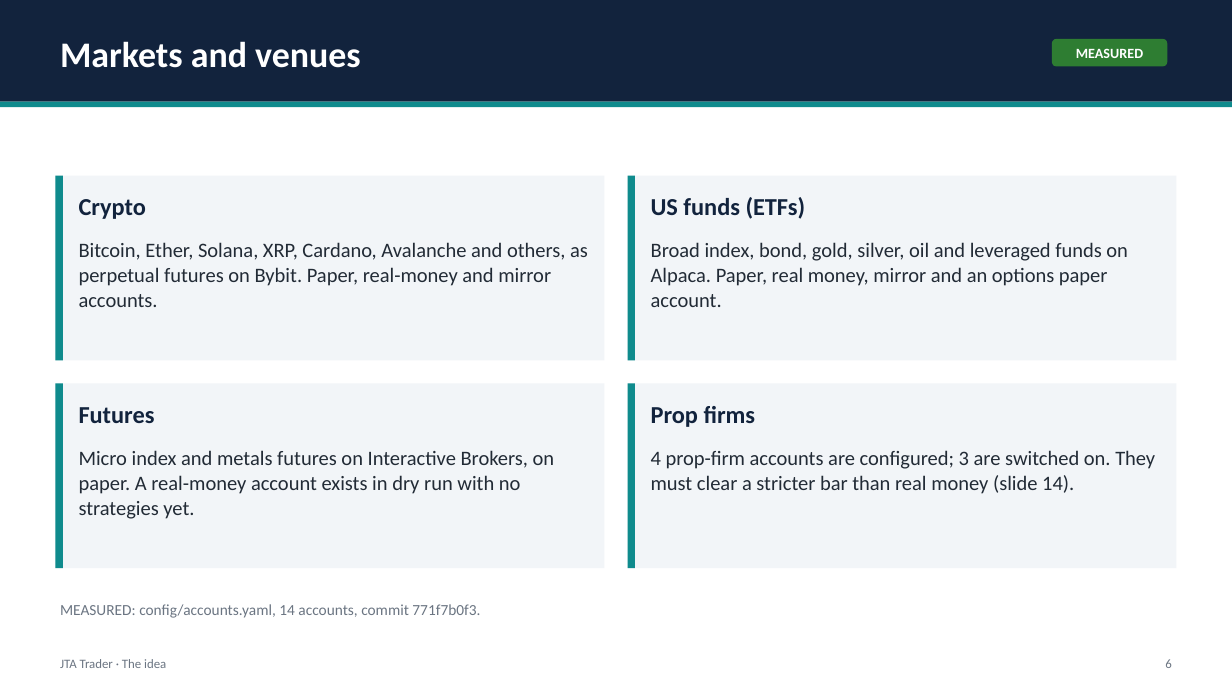
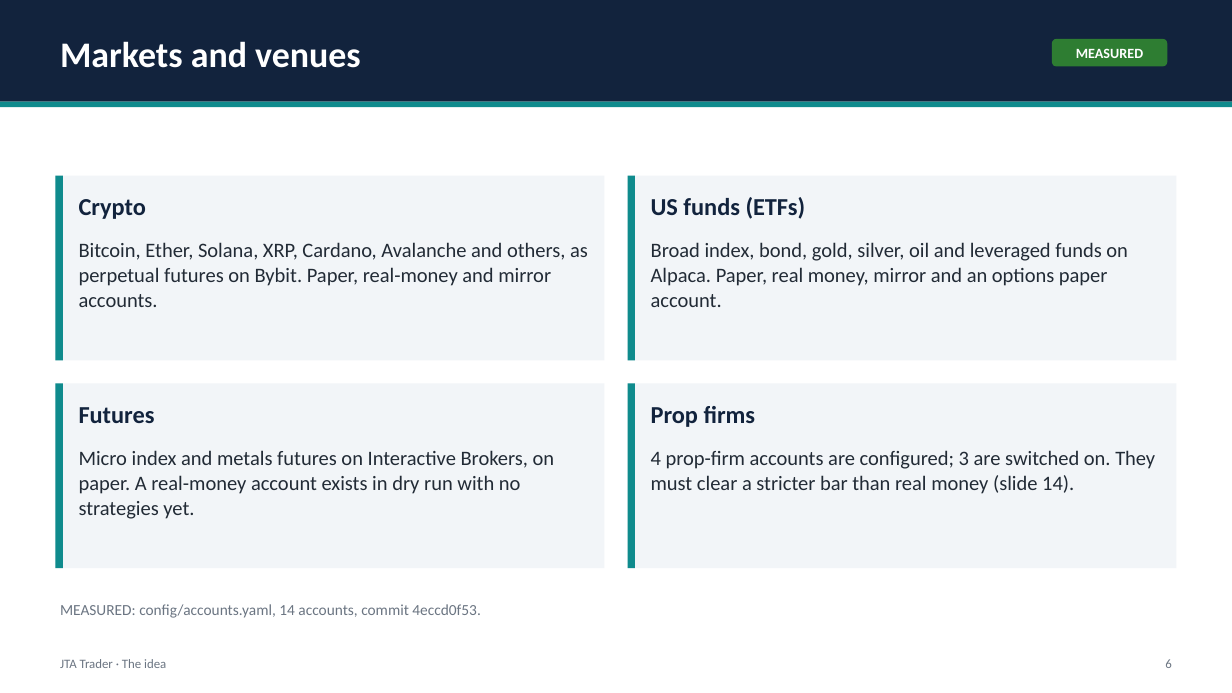
Before and after one commit to benbaichmankass/JTA-Trader, a slide deck: slide 6 of docs/pitch/jta-trader-pitch-deck.pptx. Drawn at 1232x693 pixels with LibreOffice and Linux fonts; fonts in the diff are those of the drawing. Boxes give left, top, right and bottom in pixels: in the first picture for what was removed or moved away, otherwise in the second. Text is boxed around its words. In the diff, an @@ line names an element or a change of style, - is before the commit and + after.

```diff
--- a/docs/pitch/jta-trader-pitch-deck.pptx
+++ b/docs/pitch/jta-trader-pitch-deck.pptx
@@ text at (x1=60, y1=604, x2=480, y2=618): text changed @@
-MEASURED: config/accounts.yaml, 14 accounts, commit 771f7b0f3.
+MEASURED: config/accounts.yaml, 14 accounts, commit 4eccd0f53.
```
Also in this commit, not shown: 11 other slides changed, 2 other files.
